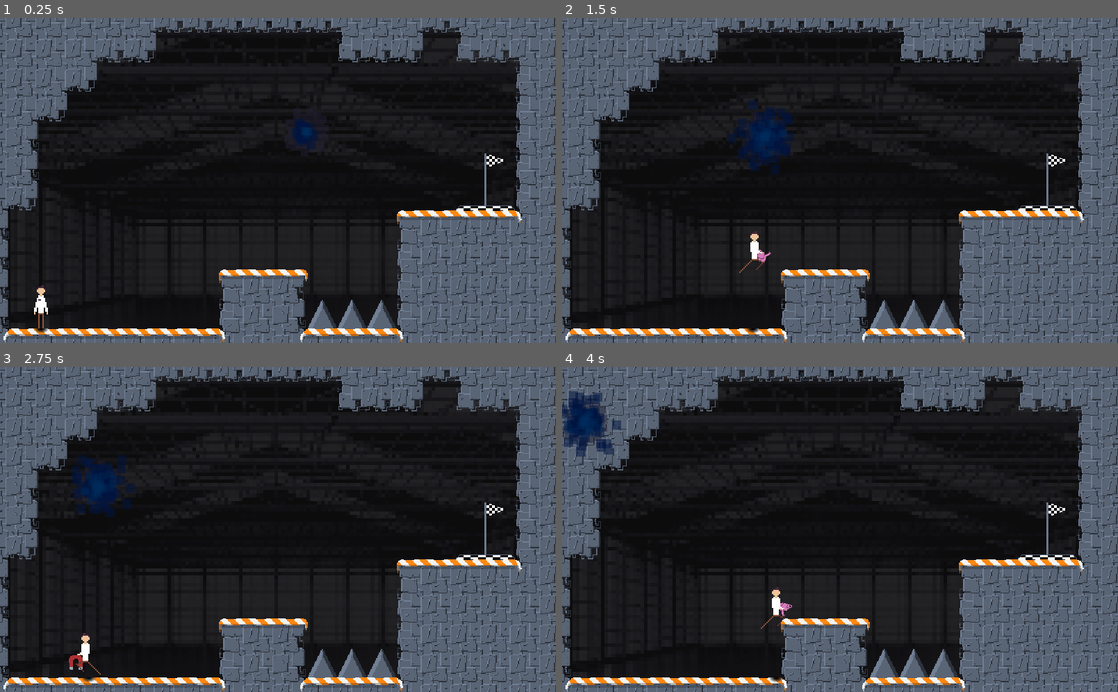
Above: before the commit, frames 1-4 (two rows, left to right).
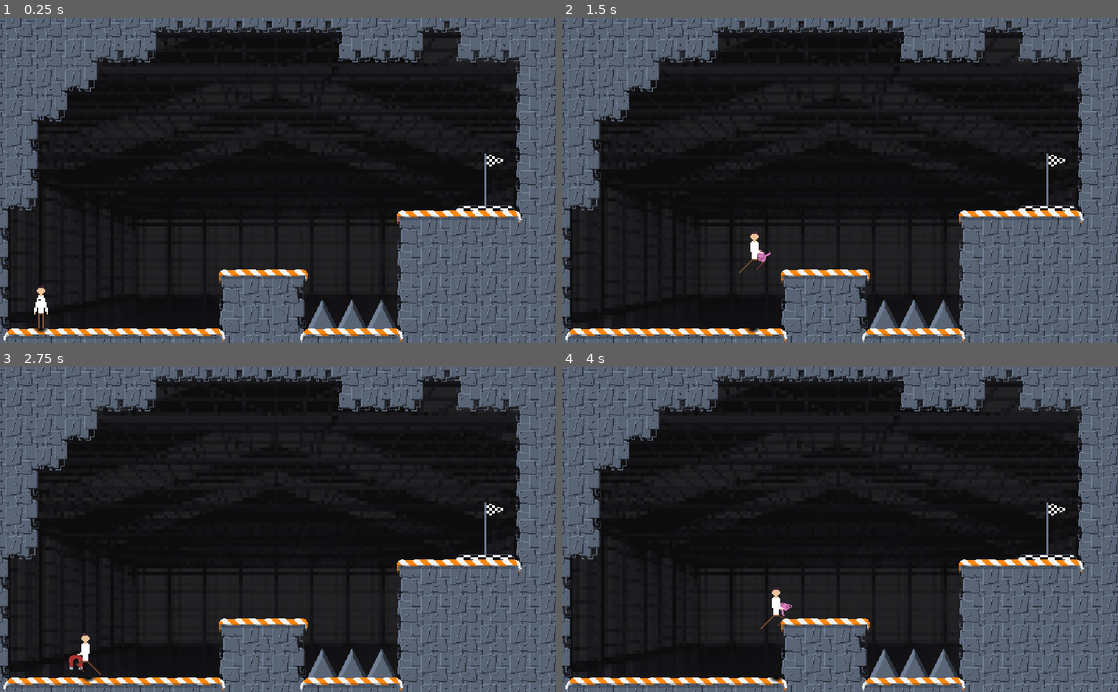
Above: after the commit, the same moments.

Repository: SanderVanhove/GDWJ-31
Game: Godot game, scene res://scenes/game.tscn
Two runs of this game, one before a commit and one after it. Both use one fixed random seed, a clock stepped at 60 frames per second and the inputs below. Sound files missing from this copy of the repository are replaced by a short silence.
Inputs (mouse positions are in pixels of both pictures, inside the frame that each line leads up to):
- Up to frame 1 (0.25 s): no input
- Up to frame 2 (1.5 s): move the mouse to (962, 164) at 0.52 s; hold Right (ui_right) from 0.53 s (still down); tap 2 at 0.6 s; click (962, 164) at 0.67 s; tap Up (ui_up) at 0.77 s; move the mouse to (728, 196) at 1.27 s; tap 3 at 1.35 s
- Up to frame 3 (2.75 s): tap Up (ui_up) at 1.52 s; move the mouse to (333, 458) at 2.02 s; release Right (ui_right) at 2.03 s; hold Left (ui_left) from 2.03 s (still down); tap 4 at 2.1 s
- Up to frame 4 (4 s): move the mouse to (812, 594) at 2.77 s; release Left (ui_left) at 2.78 s; hold Right (ui_right) from 2.78 s (still down); tap 2 at 2.85 s; click (812, 594) at 2.92 s; tap Up (ui_up) at 3.02, 3.77 s; move the mouse to (1006, 578) at 3.52 s; tap 3 at 3.6 s

The runs differ from the first frame. In frame 1, 0.3% of the frame differs, in the area x 52-58%, y 30-41%; in frame 2, 1.1%; in frame 3, 1.0%; in frame 4, 1.3%, in the area x 0-11%, y 7-28%.

Commit message:
Update game.tscn

Diff:
--- a/Game Jam Game/scenes/game.tscn
+++ b/Game Jam Game/scenes/game.tscn
@@ -1,6 +1,5 @@
-[gd_scene load_steps=5 format=2]
+[gd_scene load_steps=4 format=2]
 
-[ext_resource path="res://scenes/the_entity.tscn" type="PackedScene" id=1]
 [ext_resource path="res://scenes/inventory.tscn" type="PackedScene" id=2]
 [ext_resource path="res://assets/background.png" type="Texture" id=3]
 [ext_resource path="res://scripts/game.gd" type="Script" id=4]
@@ -23,5 +22,3 @@
 
 [node name="inventory" parent="." instance=ExtResource( 2 )]
 position = Vector2( 29, 25 )
-
-[node name="the_entity" parent="." instance=ExtResource( 1 )]
